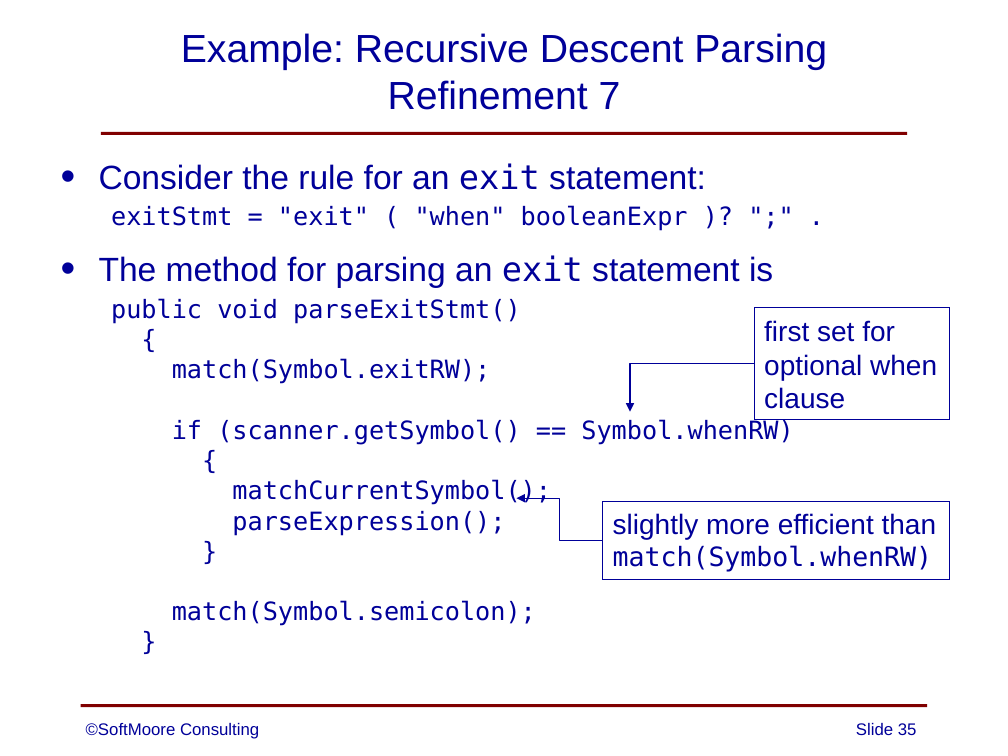
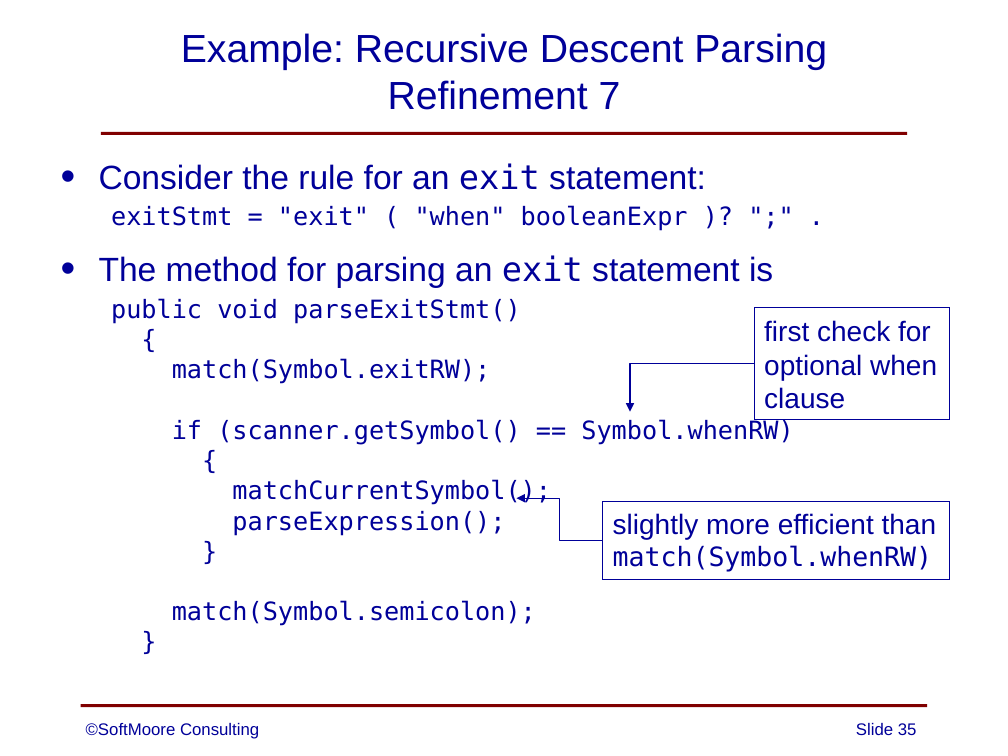
Before and after one commit to SoftMoore/CPRL, a slide deck: slide 35 of PowerPoint Slides/06 - Syntax Analysis.pptx. Drawn at 1008x756 pixels with LibreOffice and Linux fonts; fonts in the diff are those of the drawing. Boxes give left, top, right and bottom in pixels: in the first picture for what was removed or moved away, otherwise in the second. Text is boxed around its words. In the diff, an @@ line names an element or a change of style, - is before the commit and + after.

```diff
--- a/PowerPoint Slides/06 - Syntax Analysis.pptx
+++ b/PowerPoint Slides/06 - Syntax Analysis.pptx
@@ text in rectangle at [764, 320, 931, 342]: text changed @@
-first set for
+first check for
```
Also in this commit, not shown: 3 other files.
